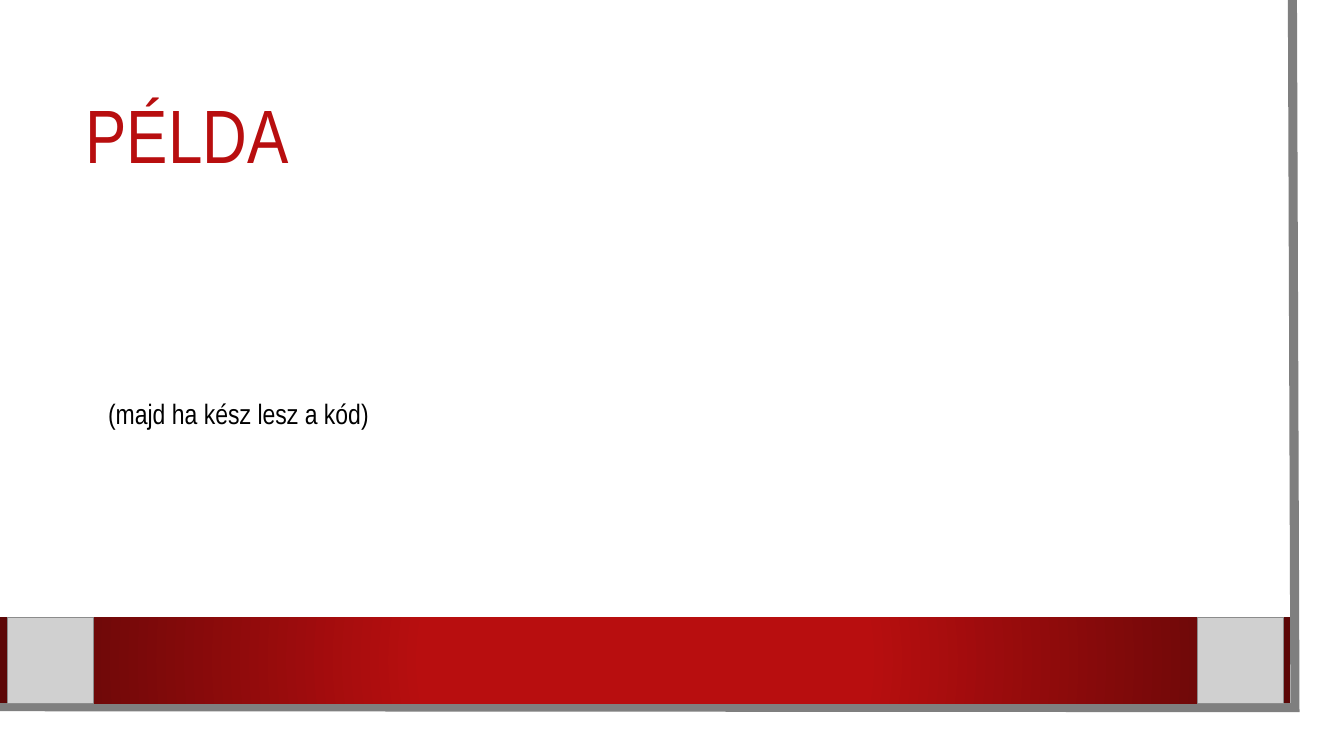
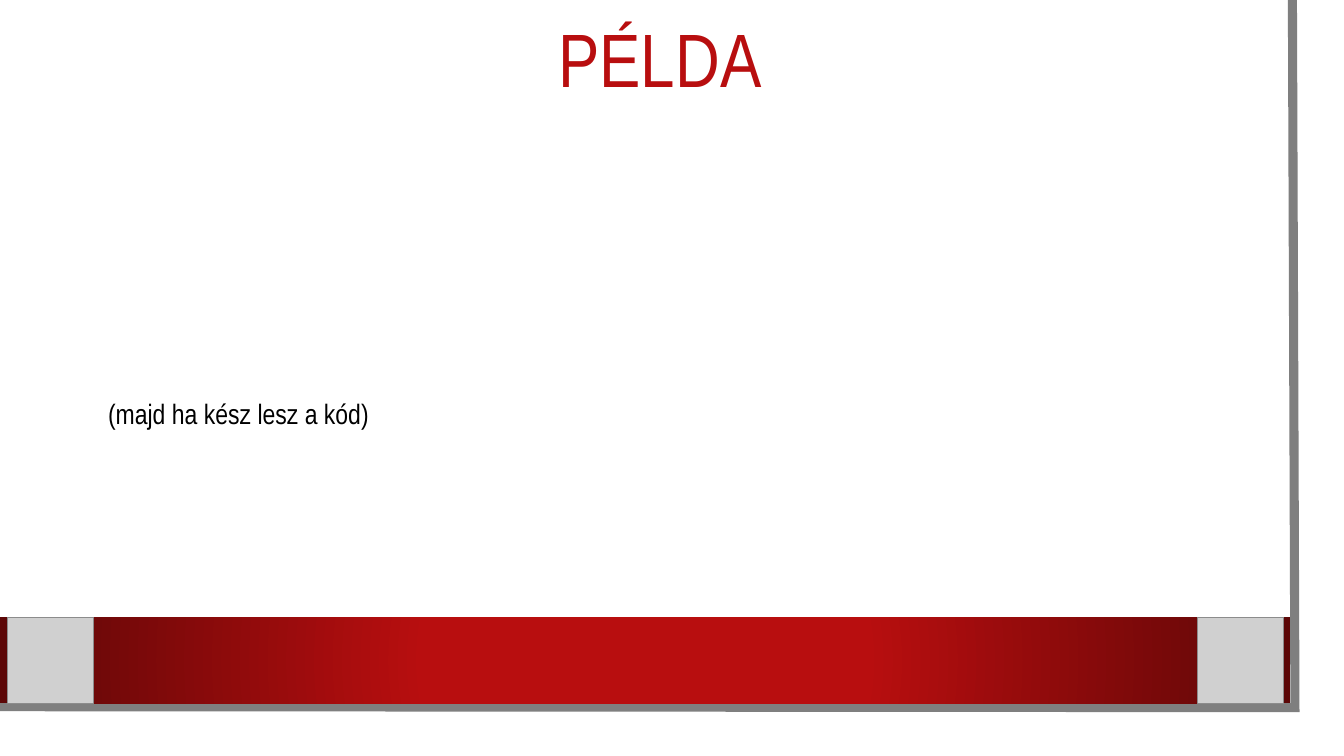
Before and after one commit to karpatililiana/Csapatmunka2.0, a slide deck: slide 7 of Programbemutató.pptx. Drawn at 1344x756 pixels with LibreOffice and Linux fonts; fonts in the diff are those of the drawing; grey boxes stand for pictures; background and template pictures are left out. Boxes give left, top, right and bottom in pixels: in the first picture for what was removed or moved away, otherwise in the second. Text is boxed around its words. In the diff, an @@ line names an element or a change of style, - is before the commit and + after.

```diff
--- a/Programbemutató.pptx
+++ b/Programbemutató.pptx
@@ title "PÉLDA": place and size @@
-title "PÉLDA" at [86, 102, 289, 163]
+title "PÉLDA" at [558, 26, 761, 87]
@@ title "PÉLDA" at [558, 26, 761, 87]: alignment left to centre @@
```
Also in this commit, not shown: 4 other slides changed.
